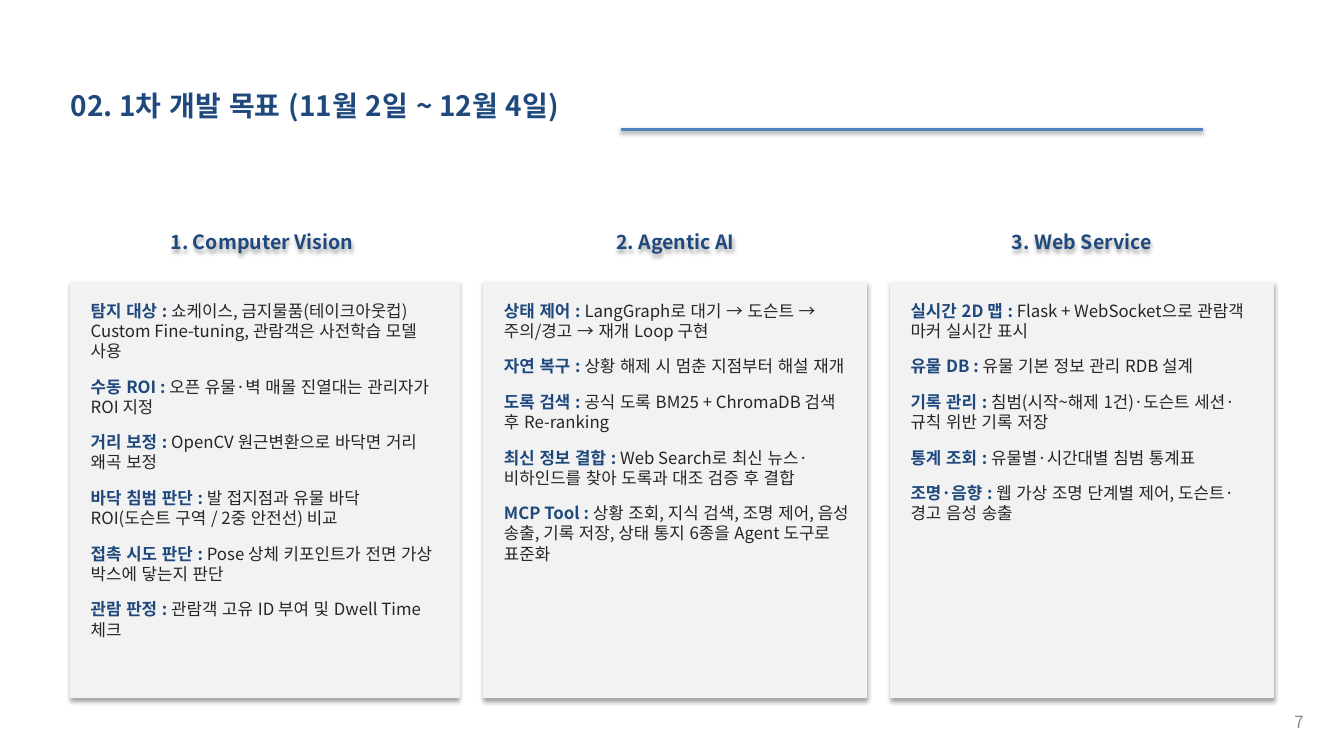
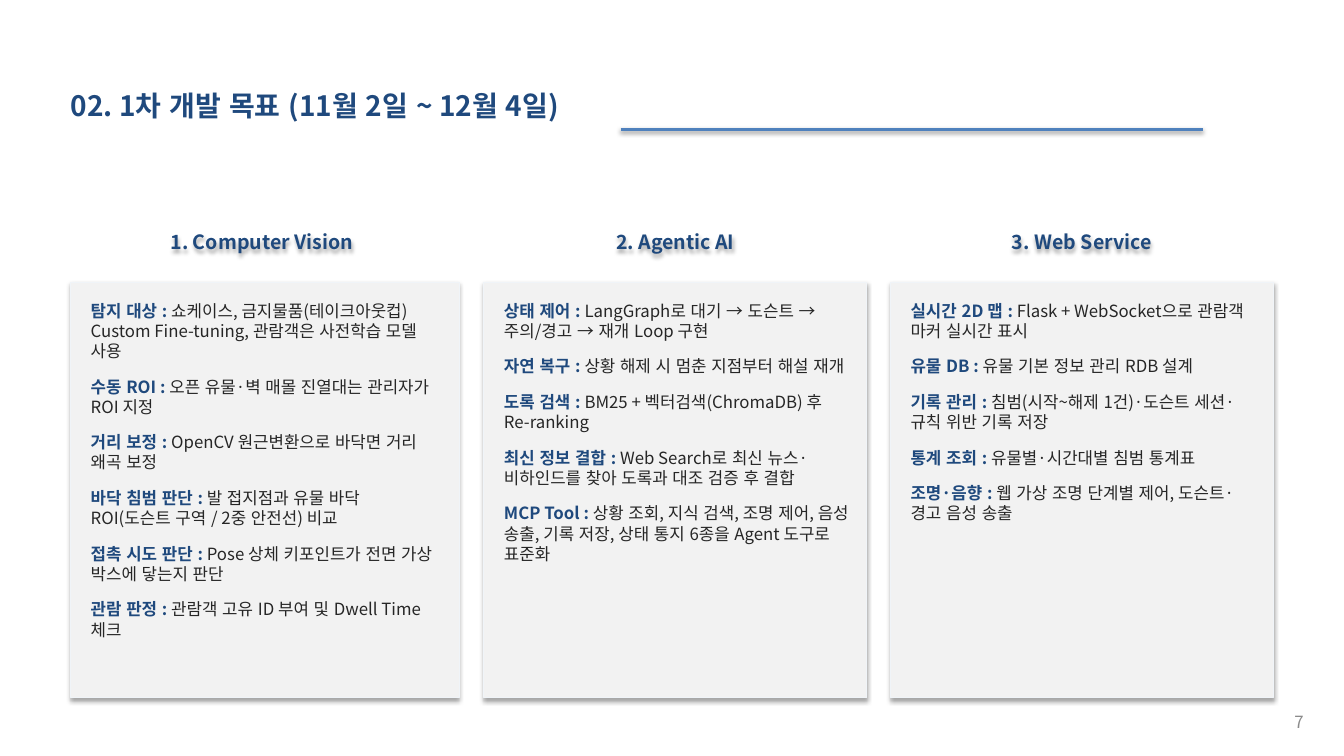
Before and after one commit to selkis4u/smart-museum-aiagent, a slide deck: slide 7 of docs/requirements/3조_스마트박물관_AI_Agent_기획서_v0.6.pptx. Drawn at 1344x756 pixels with LibreOffice and Linux fonts; fonts in the diff are those of the drawing. Boxes give left, top, right and bottom in pixels: in the first picture for what was removed or moved away, otherwise in the second. Text is boxed around its words. In the diff, an @@ line names an element or a change of style, - is before the commit and + after.

```diff
--- a/docs/requirements/3조_스마트박물관_AI_Agent_기획서_v0.6.pptx
+++ b/docs/requirements/3조_스마트박물관_AI_Agent_기획서_v0.6.pptx
@@ text at [504,394,822,432]: text changed @@
-도록 검색 : 공식 도록 BM25 + ChromaDB 검색 후 Re-ranking
+도록 검색 : BM25 + 벡터검색(ChromaDB) 후 Re-ranking
```
Also in this commit, not shown: 9 other slides changed, 23 other files.
